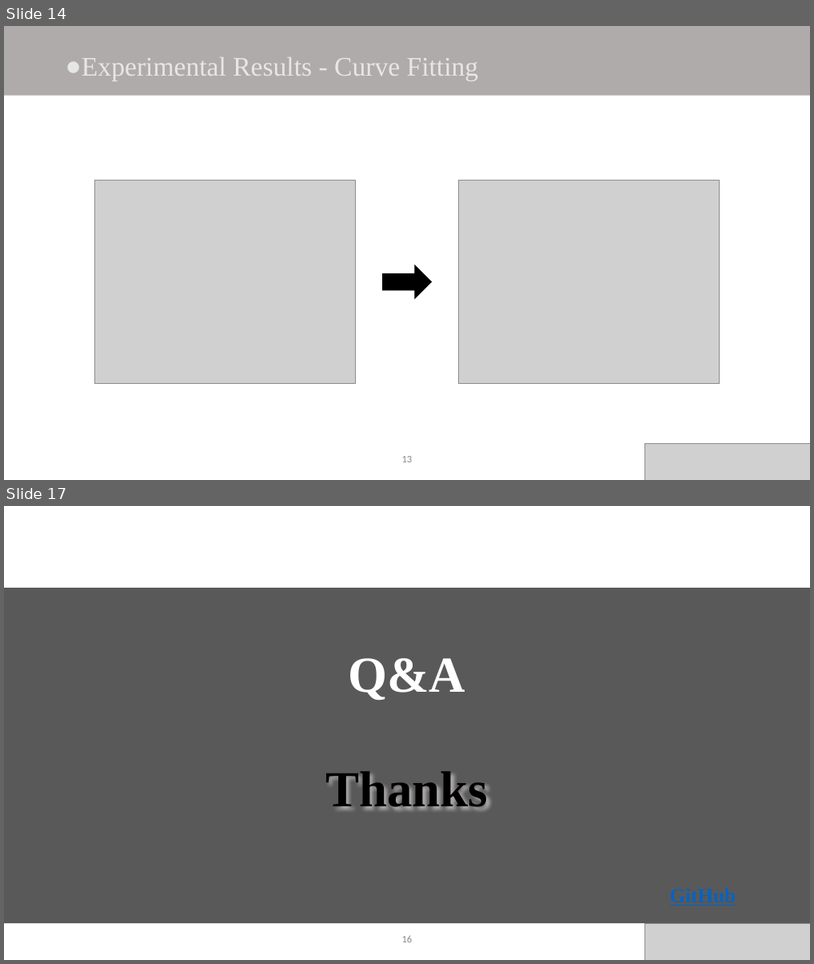
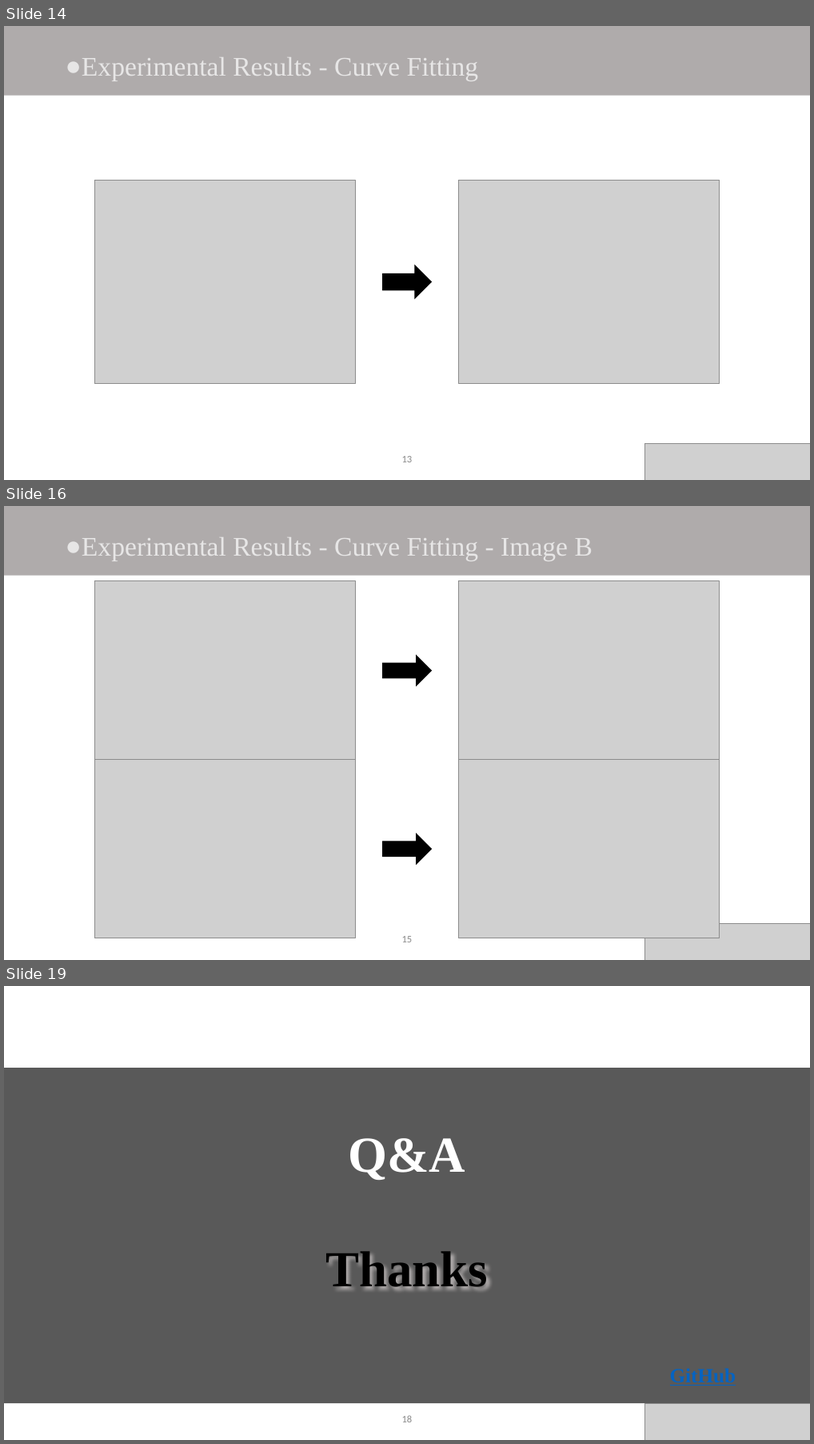
Before and after one commit to DanielHo-BS/MRI, a slide deck: Spin_echo_12echo_HW1/MRI_HW1_M11107309.pptx. Shown one above the other, each under a label of ours: slides 14 and 17 before the commit, slides 14, 16 and 19 after it; the slides between them are not shown. The pictures are 814x964 and 814x1444 pixels, drawn with LibreOffice and Linux fonts; fonts in the diff are those of the drawing; grey boxes stand for pictures. Boxes give left, top, right and bottom in pixels: in the first picture for what was removed or moved away, otherwise in the second. Text is boxed around its words. In the diff, an @@ line names an element or a change of style, - is before the commit and + after.

```diff
--- a/Spin_echo_12echo_HW1/MRI_HW1_M11107309.pptx
+++ b/Spin_echo_12echo_HW1/MRI_HW1_M11107309.pptx
@@ slide 16 added at [4,506,810,960], background #FFFFFF @@
@@ rectangle added at [4,506,810,576], fill #AFABAB @@
@@ text added at [82,537,593,561], 32 pt, text #E7E6E6 @@
+● Experimental Results - Curve Fitting - Image B
@@ picture added at [94,581,355,760] @@
@@ picture added at [459,581,720,760] @@
@@ right arrow added at [382,656,431,686], fill #000000, outline #000000 1 pt @@
@@ picture added at [94,760,355,938] @@
@@ picture added at [459,760,720,938] @@
@@ right arrow added at [382,834,431,864], fill #000000, outline #000000 1 pt @@
@@ page number added at [402,936,413,942], 12 pt, text #8C8C8C @@
+15
@@ picture added at [646,923,810,960] @@
@@ what was slide 17 is now slide 19 @@
```
Also in this commit, not shown: 3 slides changed, 1 other slide added, 1 other file.
